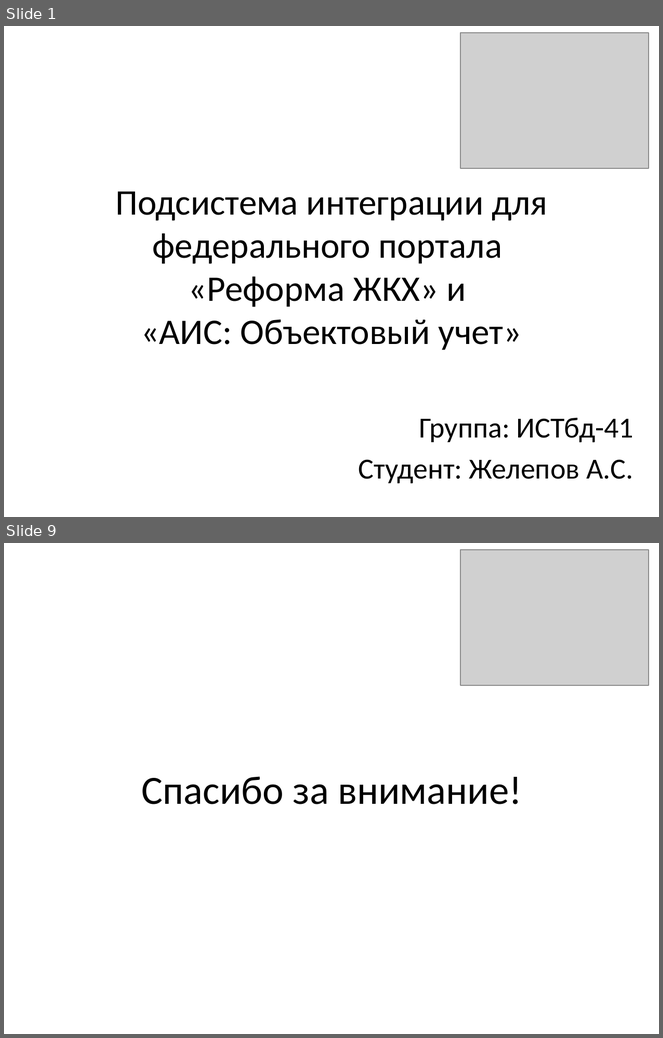
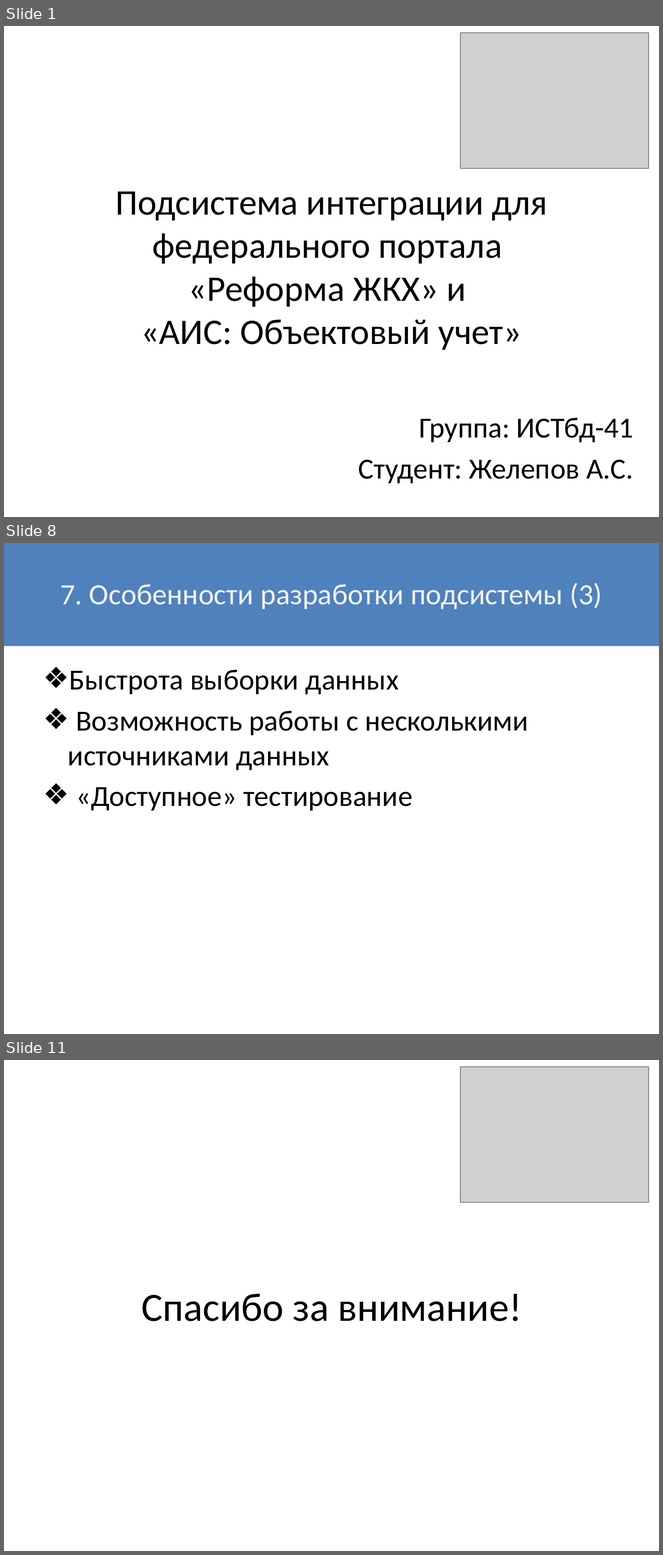
Before and after one commit to Alexeyyy/Diploma_doc, a slide deck: Презентация/Презентация_Желепов.pptx. Shown one above the other, each under a label of ours: slides 1 and 9 before the commit, slides 1, 8 and 11 after it; the slides between them are not shown. The pictures are 663x1038 and 663x1555 pixels, drawn with LibreOffice and Linux fonts; fonts in the diff are those of the drawing; grey boxes stand for pictures. Boxes give left, top, right and bottom in pixels: in the first picture for what was removed or moved away, otherwise in the second. Text is boxed around its words. In the diff, an @@ line names an element or a change of style, - is before the commit and + after.

```diff
--- a/Презентация/Презентация_Желепов.pptx
+++ b/Презентация/Презентация_Желепов.pptx
@@ slide 8 added at [4,543,659,1034], background #FFFFFF @@
@@ rectangle added at [4,543,659,646], fill #4F81BD @@
@@ text added at [60,583,603,610], 32.4 pt, text #F2F2F2 @@
+7. Особенности разработки подсистемы (3)
@@ text added at [68,670,528,811], 32 pt, text #000000 @@
+❖ Быстрота выборки данных
+❖ Возможность работы с несколькими источниками данных
+❖ «Доступное» тестирование
@@ what was slide 9 is now slide 11 @@
```
Also in this commit, not shown: 7 slides changed, 1 other slide added, 6 other files.
